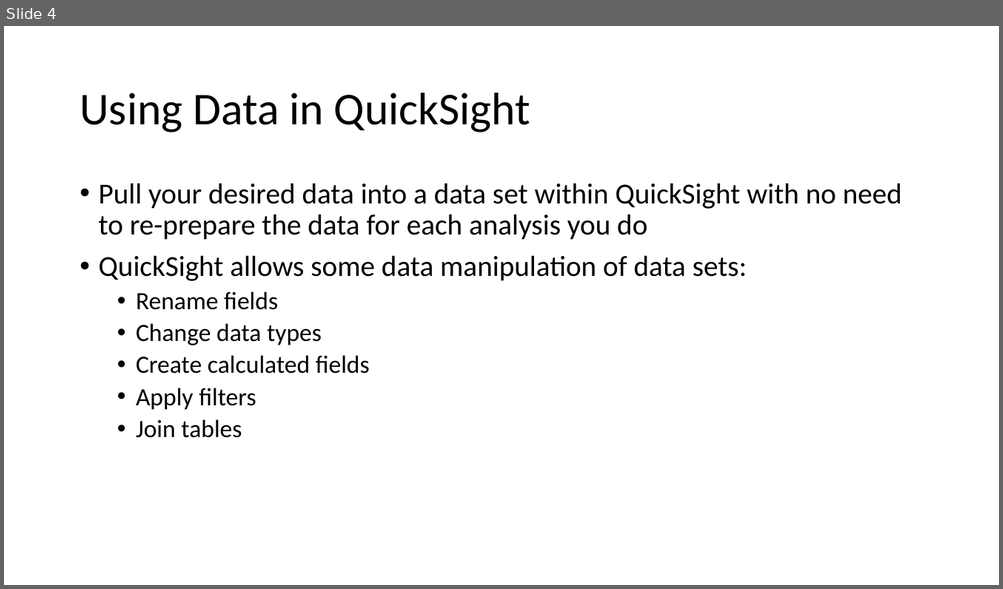
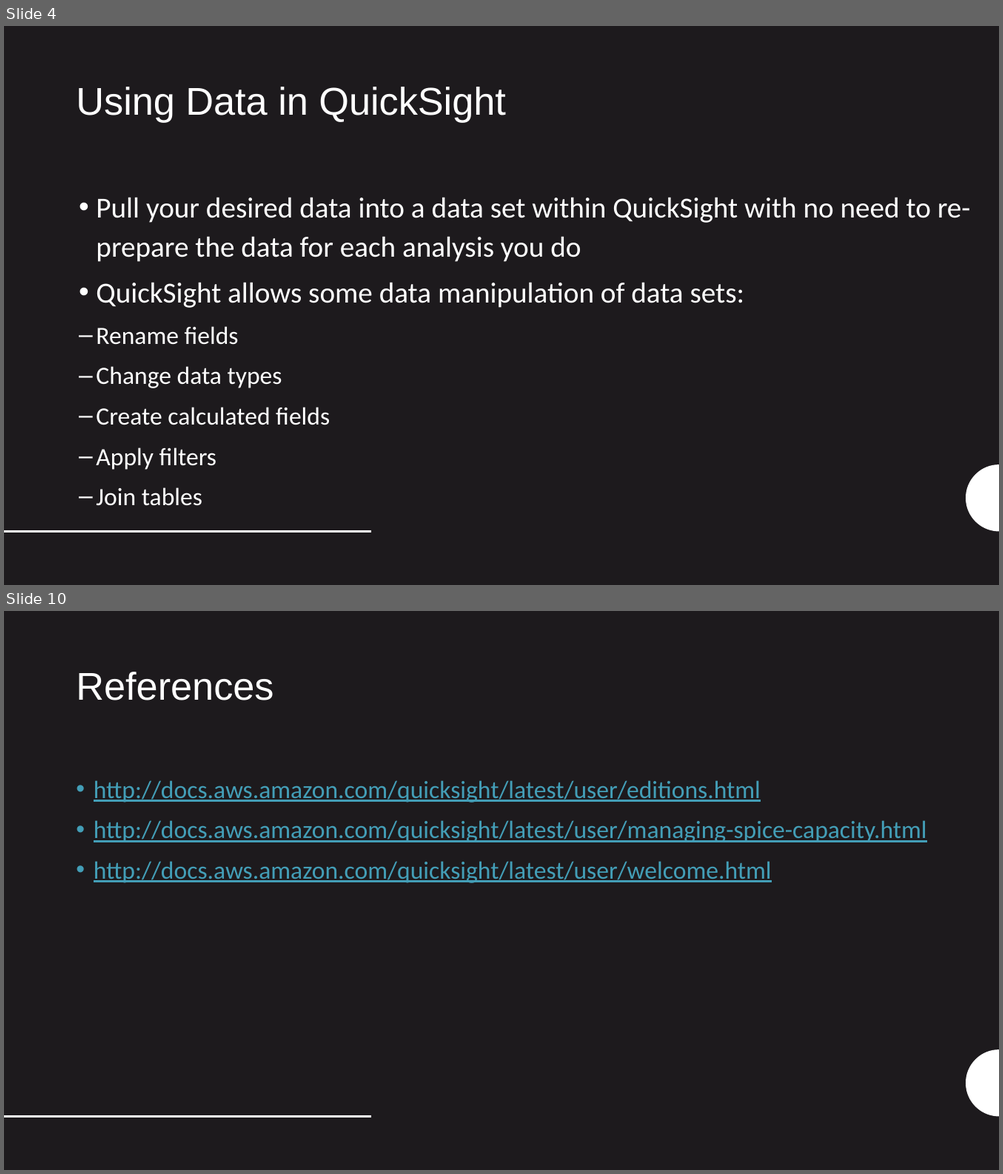
Before and after one commit to Team7-MSBA/BigData-AWS, a slide deck: QuickSight.pptx. Shown one above the other, each under a label of ours: slide 4 before the commit, slides 4 and 10 after it; the slides between them are not shown. The pictures are 1003x589 and 1003x1174 pixels, drawn with LibreOffice and Linux fonts; fonts in the diff are those of the drawing. Boxes give left, top, right and bottom in pixels: in the first picture for what was removed or moved away, otherwise in the second. Text is boxed around its words. In the diff, an @@ line names an element or a change of style, - is before the commit and + after.

```diff
--- a/QuickSight.pptx
+++ b/QuickSight.pptx
@@ slide 10 added at <box>4,611,999,1170</box>, background #1D1A1D; not listed: 2 template elements that a slide beside it also shows @@
@@ title added at <box>76,672,273,701</box>, 37.3 pt, text #FFFFFF @@
+References
@@ text added at <box>94,780,927,883</box>, 24 pt, text #439EB7, underline @@
+• http://docs.aws.amazon.com/quicksight/latest/user/editions.html
+• http://docs.aws.amazon.com/quicksight/latest/user/managing-spice-capacity.html
+• http://docs.aws.amazon.com/quicksight/latest/user/welcome.html
@@ slide 4 changed as well @@
@@ background #FFFFFF to #1D1A1D @@
@@ title "Using Data in QuickSight": place and size @@
-title "Using Data in QuickSight" at <box>79,93,531,133</box>
+title "Using Data in QuickSight" at <box>76,87,506,122</box>
@@ title "Using Data in QuickSight" at <box>76,87,506,122</box>: size 44 to 37.3 pt, font Calibri to Arial, text colour #000000 to #FFFFFF; vertical alignment middle to top @@
@@ text "Pull your desired data into ..." at <box>96,197,970,506</box>: text colour #000000 to #FFFFFF; indent changed; line spacing 0.9 to 1.12; less space between paragraphs; bullet • to –; more space between paragraphs @@
@@ freeform shape added at <box>966,465,999,532</box>, fill #FFFFFF @@
@@ line added from (4, 532) to (371, 532), #FFFFFF 2 pt @@
```
Also in this commit, not shown: 7 other slides changed, 1 other slide added, 2 slides removed.
